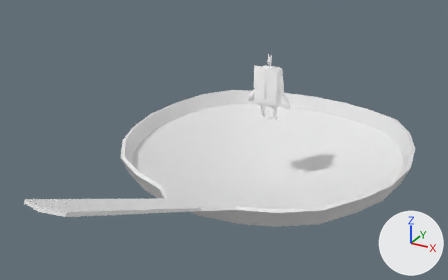
What one commit did to the Blender file assets/environment/frying-pan.blend.
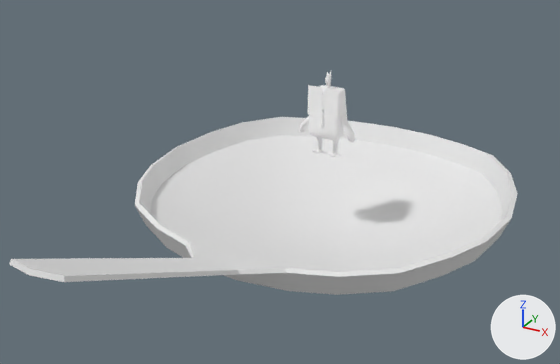
The first picture shows the older version from a 50 mm lens placed at (9.06, -19.98, 11.01), pointed at (-0.24, -3.08, 2.56). The close-ups show both versions on the part from 4% to 100% of the width and 0% to 100% of the height of that picture. Lighting does not change. The marker at lower right points along +X, +Y and +Z.

Objects in the first close-up: 'Model.001', 'Pan'.
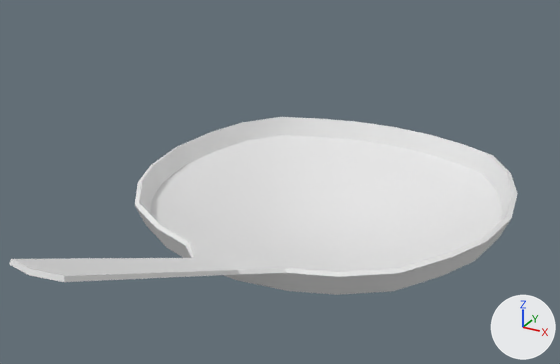
Edits to the bpy script that builds the scene:
```text
Remove ob_model_001:
    ob_model_001 = bpy.data.objects.new('Model.001', me_cube_002)
    ob_model_001.location = (0.0, 0.0, 2.35)
```

Pixel boxes [x1, y1, x2, y2] of what changed, in the close-ups (560 x 364 px):
'Model.001', deleted
    before: [299, 71, 355, 157]
